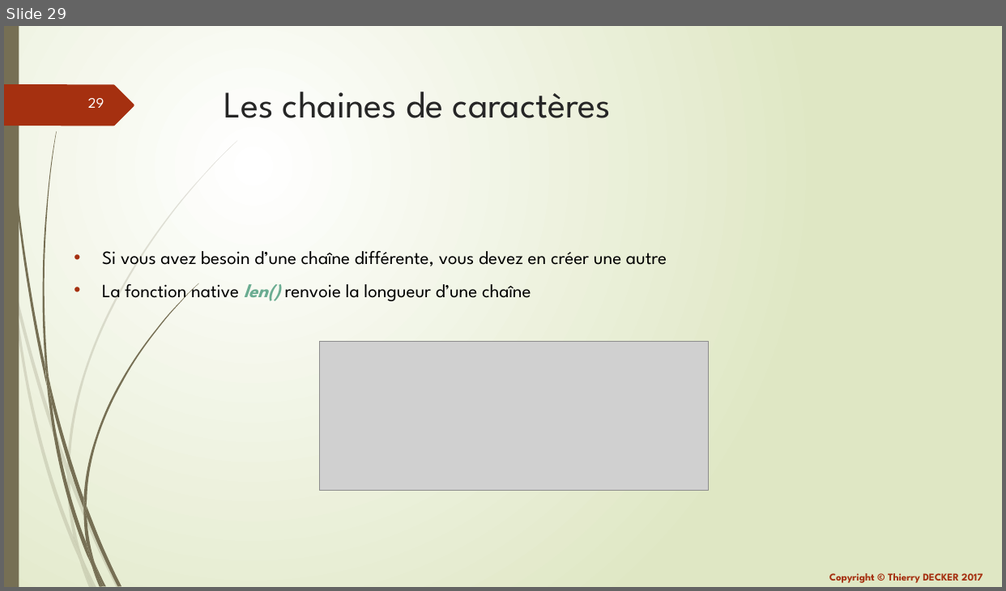
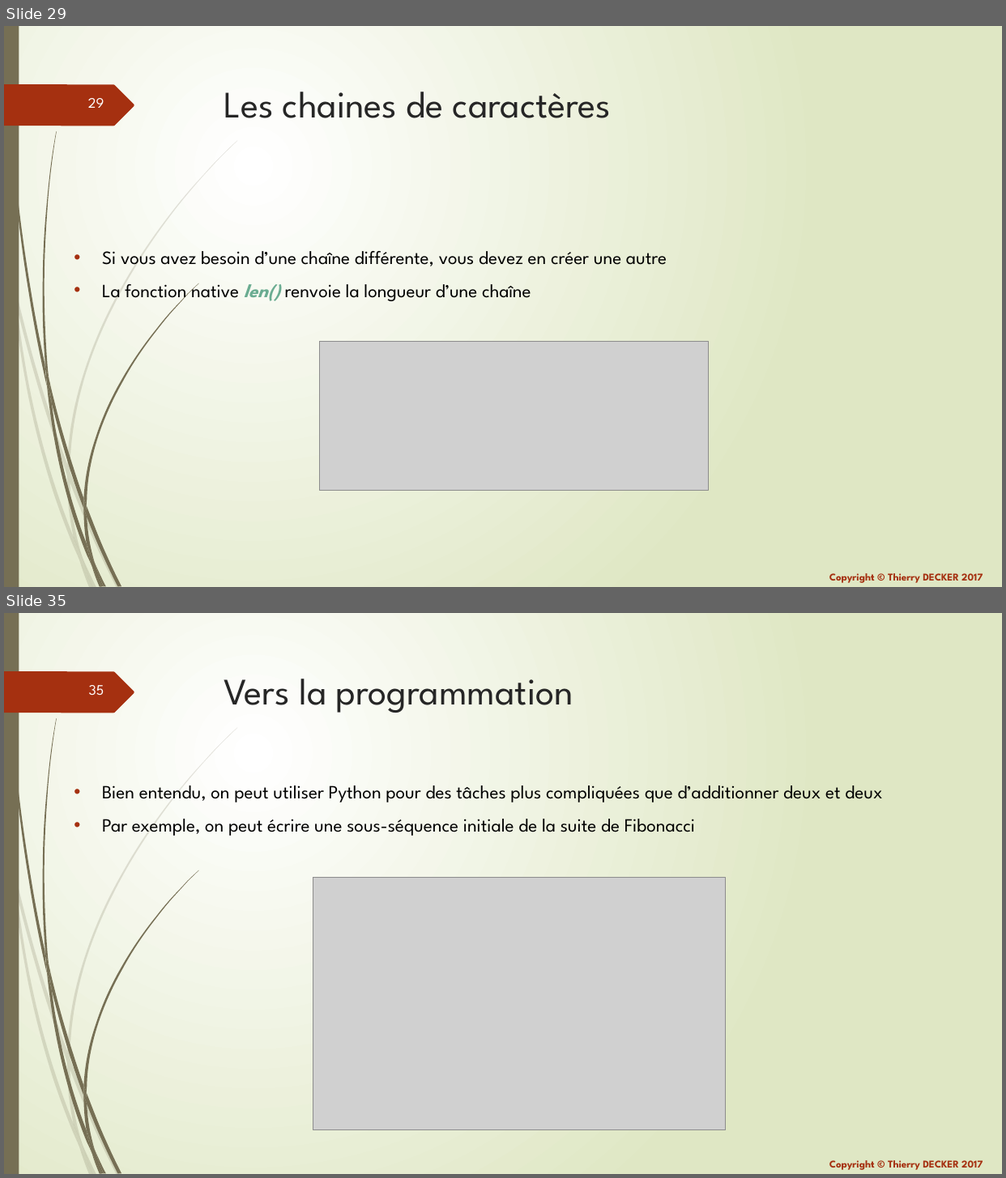
Before and after one commit to VikmanTheRacoon/learning-python, a slide deck: documentations/learning-python.pptx. Shown one above the other, each under a label of ours: slide 29 before the commit, slides 29 and 35 after it; the slides between them are not shown. The pictures are 1006x591 and 1006x1178 pixels, drawn with LibreOffice and Linux fonts; fonts in the diff are those of the drawing; grey boxes stand for pictures; background and template pictures are left out. Boxes give left, top, right and bottom in pixels: in the first picture for what was removed or moved away, otherwise in the second. Text is boxed around its words. In the diff, an @@ line names an element or a change of style, - is before the commit and + after.

```diff
--- a/documentations/learning-python.pptx
+++ b/documentations/learning-python.pptx
@@ slide 35 added at (4,613,1002,1174), background gradient #FFFFFF to #DFE8C4; not listed: 26 template elements that a slide beside it also shows @@
@@ title added at (224,679,573,713), 36 pt, text #262626 @@
+Vers la programmation
@@ text added at (102,786,882,836), 18 pt, text #000000 @@
+• Bien entendu, on peut utiliser Python pour des tâches plus compliquées que d’additionner deux et deux
+• Par exemple, on peut écrire une sous-séquence initiale de la suite de Fibonacci
@@ picture added at (313,877,726,1131) @@
```
Also in this commit, not shown: 2 slides changed, 10 other slides added, 1 other file.
